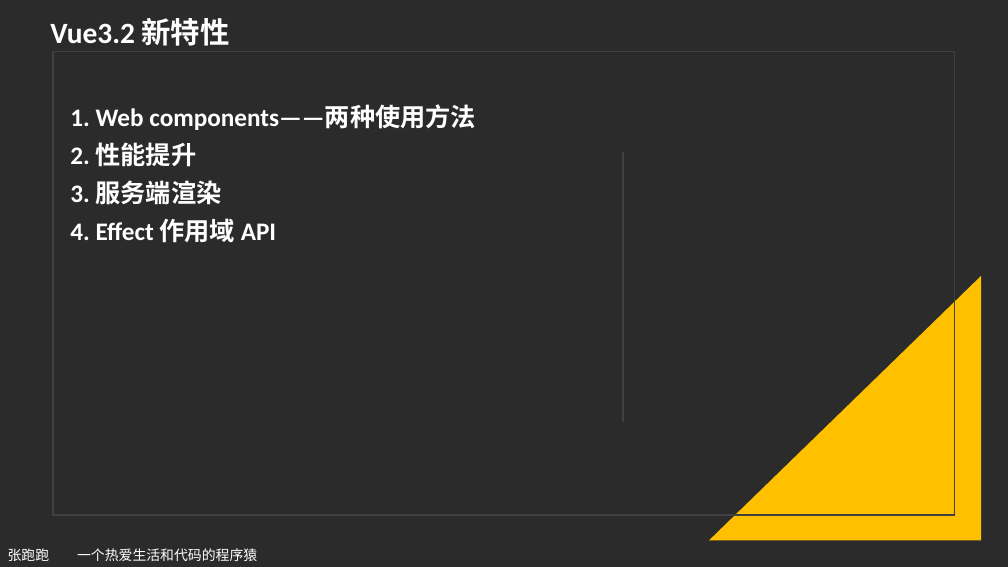
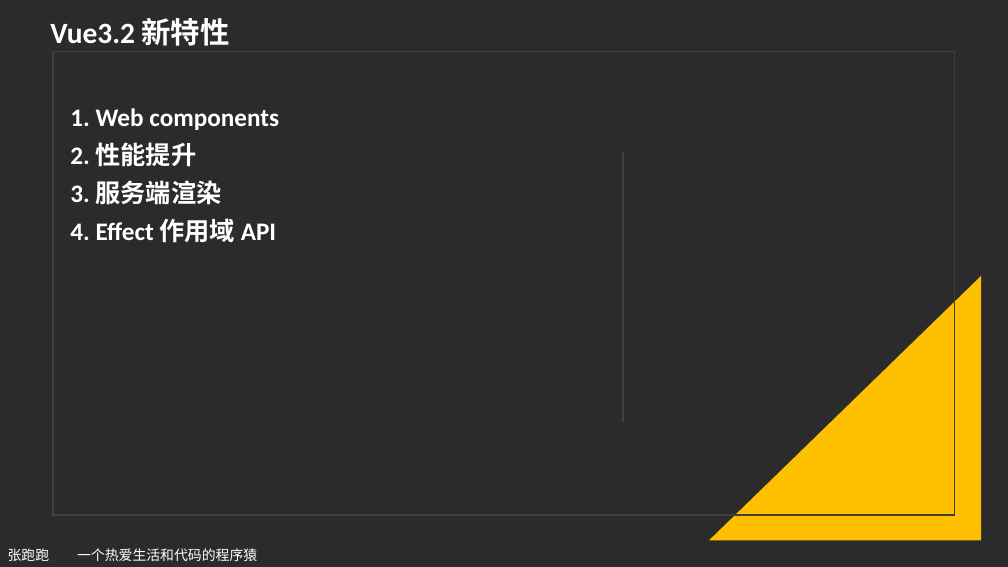
Before and after one commit to iyuangang/web-study-record, a slide deck: slide 13 of Vue/Vue3.2-released/vue3.2详细教程.pptx. Drawn at 1008x567 pixels with LibreOffice and Linux fonts; fonts in the diff are those of the drawing; background and template pictures are left out; a plain dark background stands for a picture behind light text. Boxes give left, top, right and bottom in pixels: in the first picture for what was removed or moved away, otherwise in the second. Text is boxed around its words. In the diff, an @@ line names an element or a change of style, - is before the commit and + after.

Commit message:
feat: 3.2 PPT

```diff
--- a/Vue/Vue3.2-released/vue3.2详细教程.pptx
+++ b/Vue/Vue3.2-released/vue3.2详细教程.pptx
@@ subtitle at (70, 108, 279, 130): text changed @@
-1. Web components——两种使用方法
+1. Web components
```
Also in this commit, not shown: 1 other slide changed, 1 other file.
